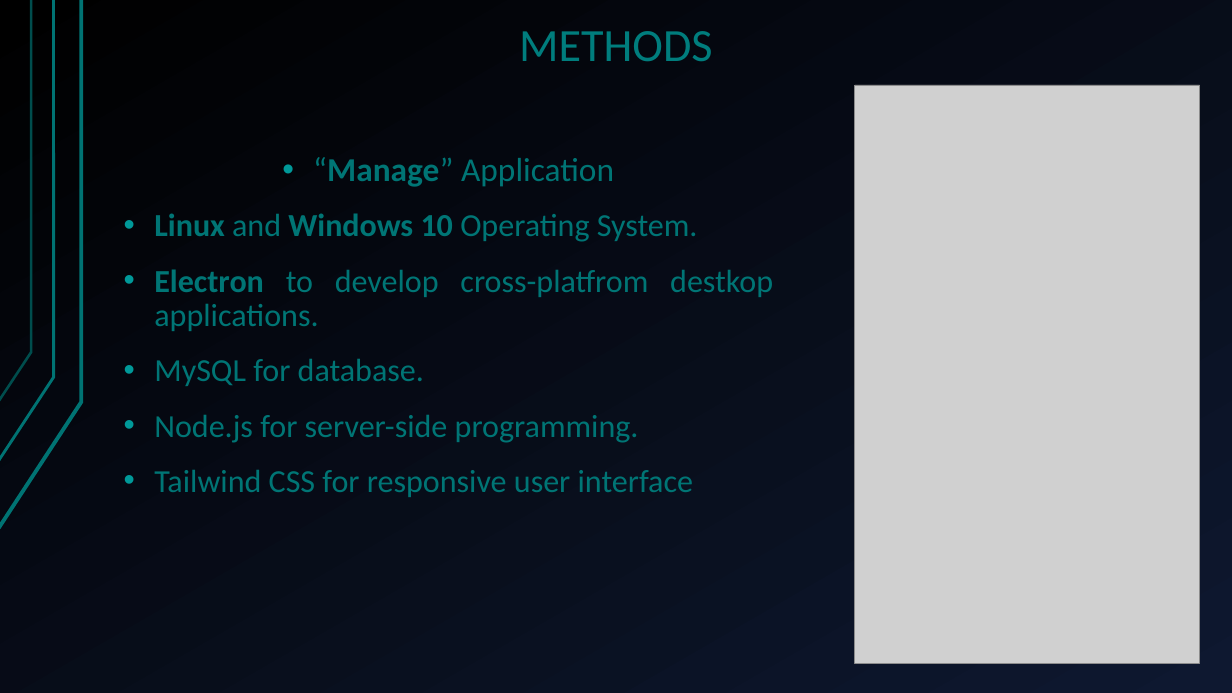
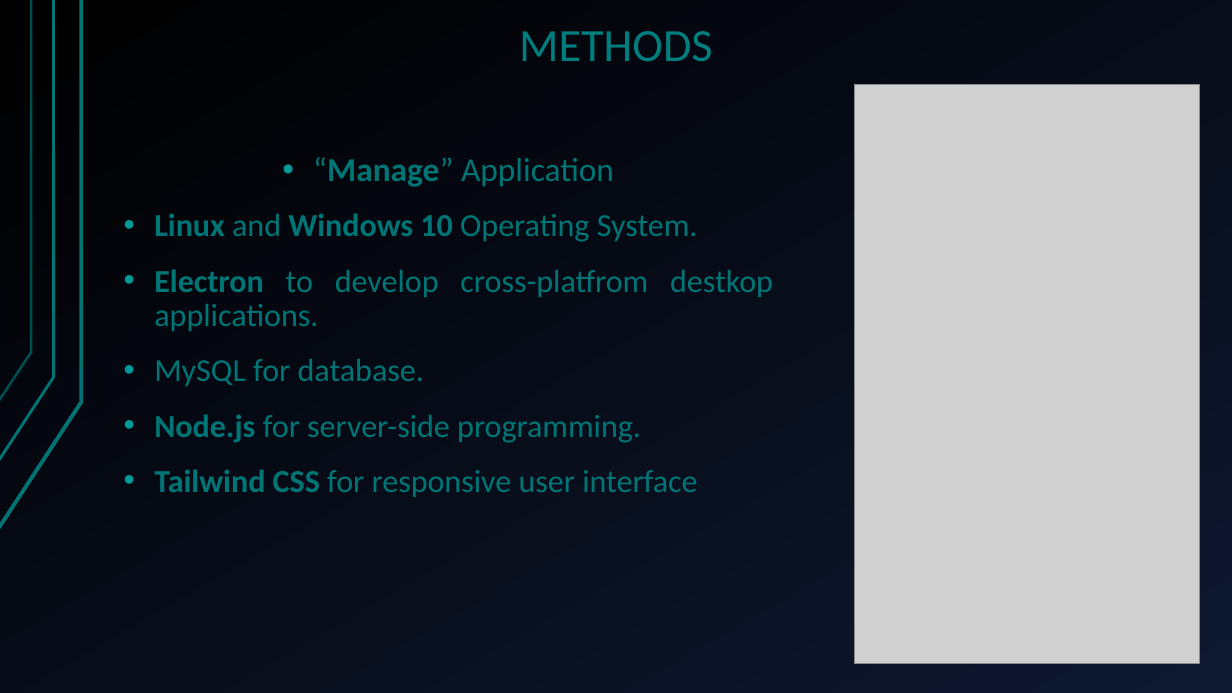
Before and after one commit to alexxGmZ/MenuMaApp, a slide deck: slide 5 of DOCS/FreEzMenu2.pptx. Drawn at 1232x693 pixels with LibreOffice and Linux fonts; fonts in the diff are those of the drawing; grey boxes stand for pictures. Boxes give left, top, right and bottom in pixels: in the first picture for what was removed or moved away, otherwise in the second. Text is boxed around its words. In the diff, an @@ line names an element or a change of style, - is before the commit and + after.

```diff
--- a/DOCS/FreEzMenu2.pptx
+++ b/DOCS/FreEzMenu2.pptx
@@ text at [154, 414, 697, 497]: bold on in "Node.js", "Tailwind CSS" @@
```
Also in this commit, not shown: 10 other slides changed.
